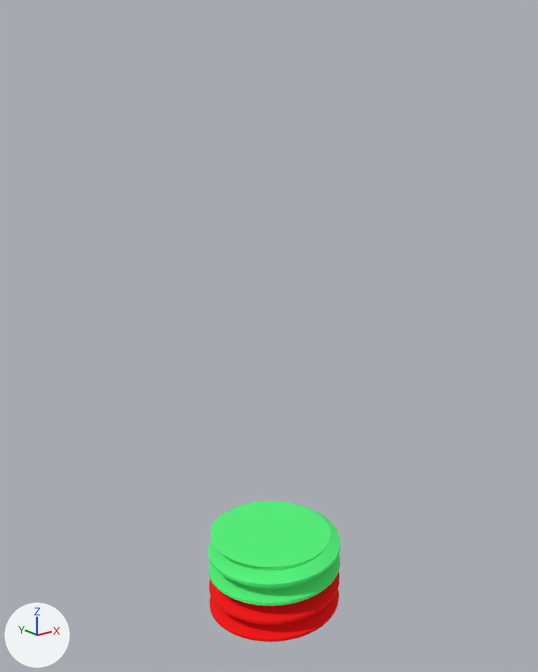
Two versions of the OBJ model assets/modelos/COLORIDO.obj, one commit apart.
Rendered twice from a 50 mm camera at (-3.06, -3.77, 3.66) aimed at (0.0, 0.06, 2.13). The axes (+X, +Y, +Z) are drawn at lower left. The lights are the same throughout. The picture after the commit comes second. Where no turn or scale is listed for an object, it has been applied to the vertices. Vertices at exactly the same position are counted once.

Names of what the first picture shows: 'COLORIDO'.
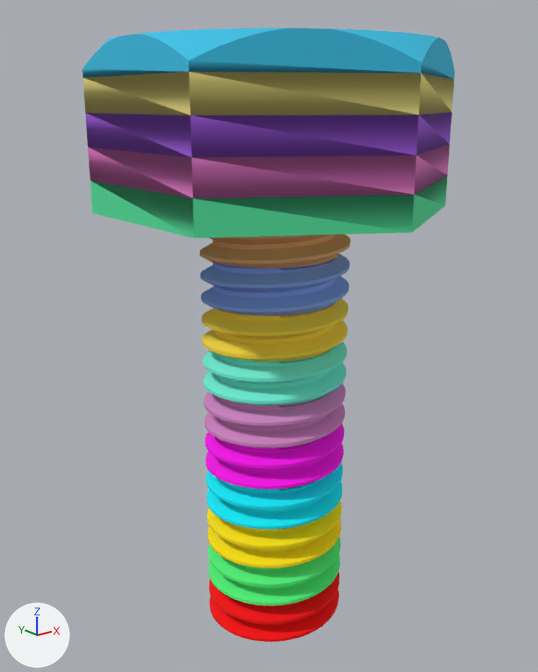
Where the change shows, as pixel boxes (x1, y1, x2, y2) in the pictures (538 x 672 px):
'COLORIDO', reshaped (179% wider, 333% taller)
    before: (208, 501, 341, 642)
    after: (82, 28, 455, 642)
part 1 of me_colorido, added
    after: (82, 28, 455, 238)
part 2 of me_colorido, added
    after: (200, 234, 351, 568)

Edits to the bpy script that builds the scene:
```text
Change me_colorido:
    remove me_colorido.from_pydata(...)  # 1184 vertices, 2392 faces; spans x -0.492..0.492, y -0.492..0.493, z 0.0..0.6
    add me_colorido.from_pydata(...)  # 5970 vertices, 12216 faces; spans x -1.0..1.0, y -1.155..1.155, z 0.0..4.0
    me_colorido part 1: a new loose piece of 114 vertices spanning x -1.0..1.0, y -1.155..1.155, z 3.0..4.0
    me_colorido part 2: 4672 vertices added at x -0.492..0.492, y -0.492..0.493, z 0.6..3.0
    add me_colorido.materials.append(mat_aço___acetinado_1)  # yellow #ffe500
    add me_colorido.materials.append(mat_aço___acetinado_2)  # cyan #00efff
    add me_colorido.materials.append(mat_aço___acetinado__2)  # pink #fd00ef
    add me_colorido.materials.append(mat_aço___acetinado__8)  # pink #d488c7
    add me_colorido.materials.append(mat_aço___acetinado__7)  # cyan #73f5db
    add me_colorido.materials.append(mat_aço___acetinado_3)  # yellow #fbda40
    add me_colorido.materials.append(mat_aço___acetinado__3)  # blue #8aaaf2
    add me_colorido.materials.append(mat_aço___acetinado_4)  # orange #edad73
    add me_colorido.materials.append(mat_aço___acetinado_5)  # green #55e29e
    add me_colorido.materials.append(mat_aço___acetinado_6)  # pink #f884d8
    add me_colorido.materials.append(mat_aço___acetinado_7)  # purple #ab62ee
    add me_colorido.materials.append(mat_aço___acetinado_8)  # yellow #fdef8d
    add me_colorido.materials.append(mat_aço___acetinado_9)  # cyan #3dc3e9
```
